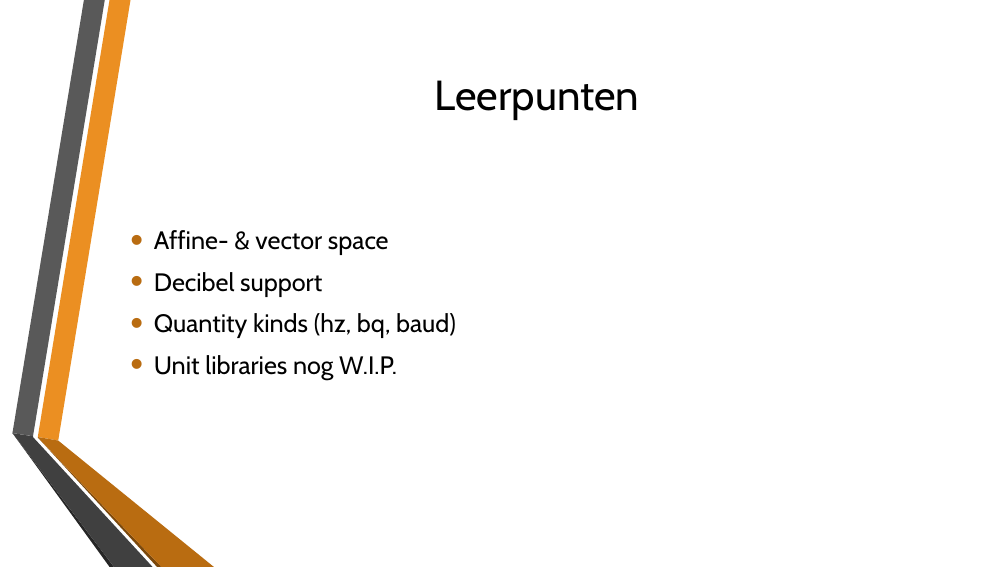
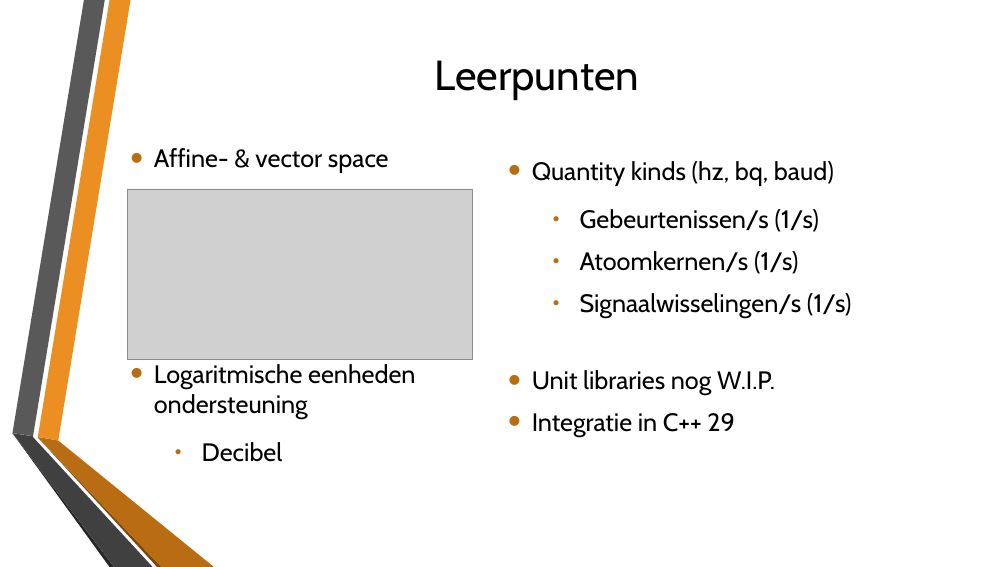
Before and after one commit to LarsSchool/school_repo, a slide deck: slide 16 of Stage Inspiro/Stagedocumenten/Eindpresentatie.pptx (slide 15 before the commit). Drawn at 1008x567 pixels with LibreOffice and Linux fonts; fonts in the diff are those of the drawing; grey boxes stand for pictures; background and template pictures are left out. Boxes give left, top, right and bottom in pixels: in the first picture for what was removed or moved away, otherwise in the second. Text is boxed around its words. In the diff, an @@ line names an element or a change of style, - is before the commit and + after.

```diff
--- a/Stage Inspiro/Stagedocumenten/Eindpresentatie.pptx
+++ b/Stage Inspiro/Stagedocumenten/Eindpresentatie.pptx
@@ title "Leerpunten": place and size @@
-title "Leerpunten" at <box>435,80,639,120</box>
+title "Leerpunten" at <box>435,60,639,100</box>
@@ text added at <box>154,148,415,462</box>, 24 pt, text #000000 @@
+• Affine- & vector space
+• Logaritmische eenheden ondersteuning
+  • Decibel
@@ text added at <box>532,161,851,437</box>, 24 pt, text #000000 @@
+• Quantity kinds (hz, bq, baud)
+  • Gebeurtenissen/s (1/s)
+  • Atoomkernen/s (1/s)
+  • Signaalwisselingen/s (1/s)
+• Unit libraries nog W.I.P.
+• Integratie in C++ 29
@@ picture added at <box>127,189,473,359</box> @@
@@ text removed at <box>154,230,456,380</box> @@
-• Affine- & vector space
-• Decibel support
-• Quantity kinds (hz, bq, baud)
-• Unit libraries nog W.I.P.
```
Also in this commit, not shown: 11 other slides changed, 4 slides added, 3 slides removed, 4 other files.
